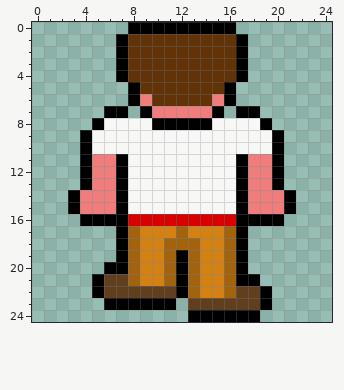
Pixel-art sprite, stored at assets/sprites/peasant/north-1.png. The picture above is the old version.
The file is 25x25 pixels.
After:
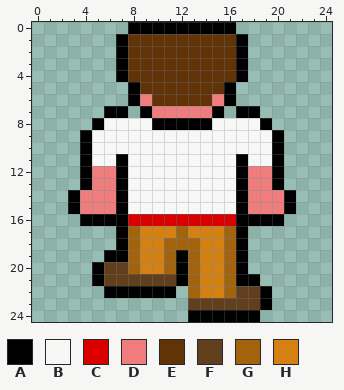
Palette (. is transparent): A #000000  B #f7f7f6  C #db0000  D #f07c7c  E #613306  F #613f1d  G #a3630d  H #d48111
Changes in this commit:
The edit adds colour A in row 19 at x 6; in row 20 at x 5.
Colour F gives way to colour A in row 22 at x 6 to 11.
Colour D gives way to colour B in row 11 at x 5 to 6 and 18 to 19.
Colour A gives way to colour F in row 20 at x 6 to 7.
Colour G gives way to colour F in row 21 at x 8 and 11.
Colour H gives way to colour F in row 21 at x 9 to 10.
The edit erases colour A in row 22 at x 5 and 12; in row 23 at x 6 to 11.
